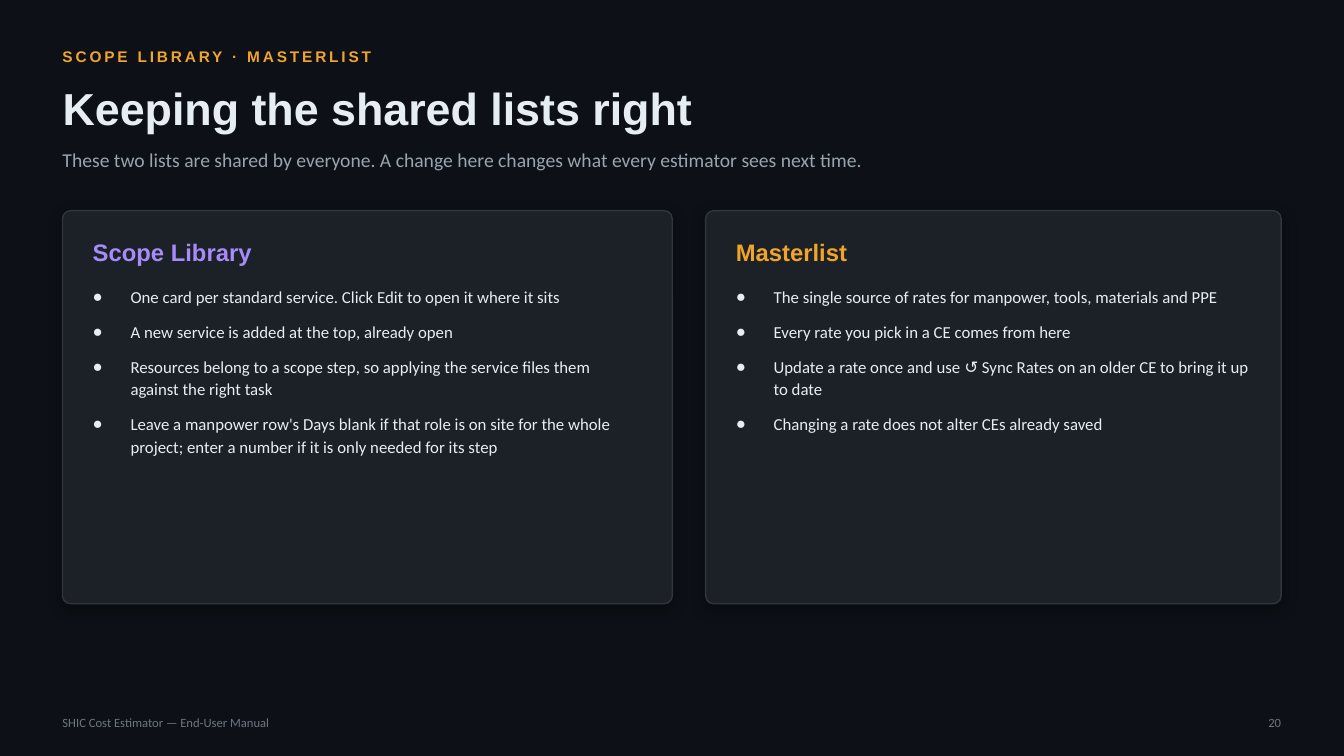
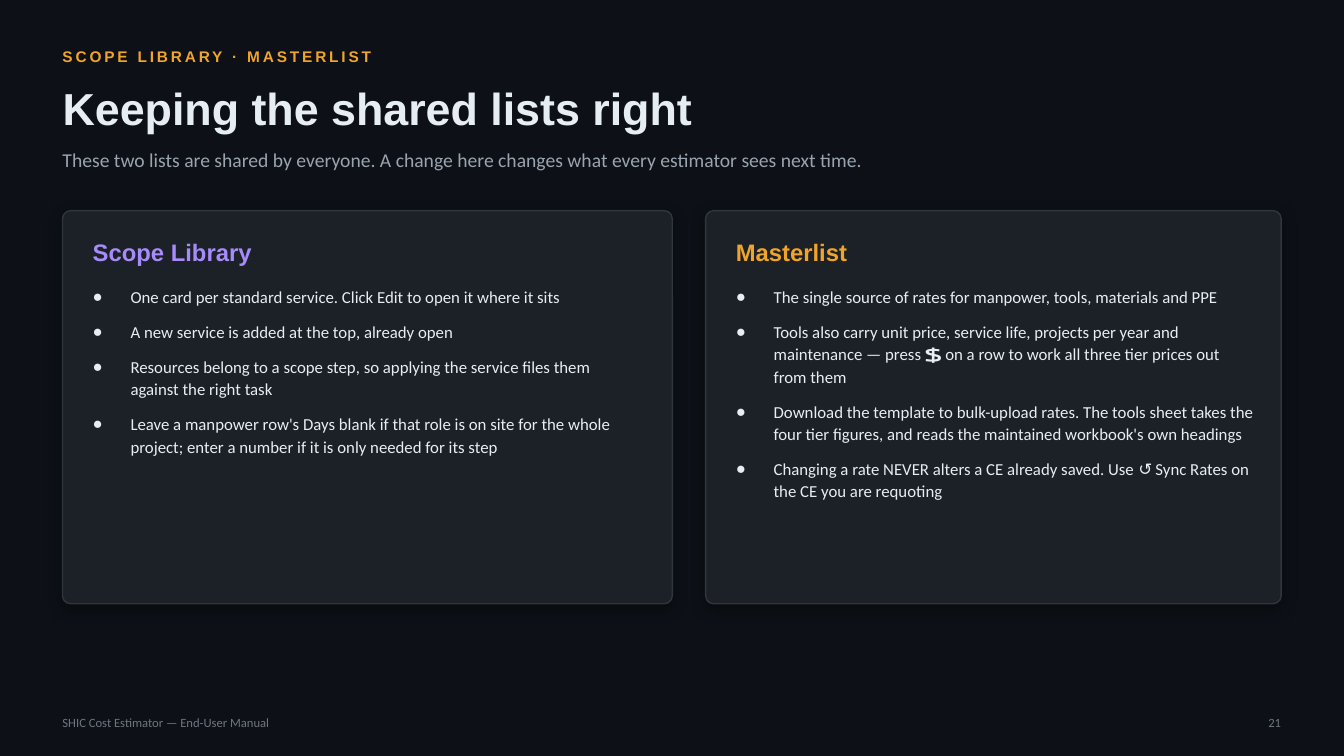
Before and after one commit to SYNERCORE/CostEstimation, a slide deck: slide 21 of docs/SHIC-Cost-Estimator-User-Manual.pptx (slide 20 before the commit). Drawn at 1344x756 pixels with LibreOffice and Linux fonts; fonts in the diff are those of the drawing. Boxes give left, top, right and bottom in pixels: in the first picture for what was removed or moved away, otherwise in the second. Text is boxed around its words. In the diff, an @@ line names an element or a change of style, - is before the commit and + after.

```diff
--- a/docs/SHIC-Cost-Estimator-User-Manual.pptx
+++ b/docs/SHIC-Cost-Estimator-User-Manual.pptx
@@ text at (x1=774, y1=326, x2=1253, y2=500): text changed @@
-● Every rate you pick in a CE comes from here
-● Update a rate once and use ↺ Sync Rates on an older CE to bring it up to date
-● Changing a rate does not alter CEs already saved
+● Tools also carry unit price, service life, projects per year and maintenance — press 💲 on a row to work all three tier prices out from them
+● Download the template to bulk-upload rates. The tools sheet takes the four tier figures, and reads the maintained workbook's own headings
+● Changing a rate NEVER alters a CE already saved. Use ↺ Sync Rates on the CE you are requoting
@@ text at (x1=1268, y1=719, x2=1281, y2=727): text changed @@
-20
+21
```
Also in this commit, not shown: 10 other slides changed, 1 slide added.
